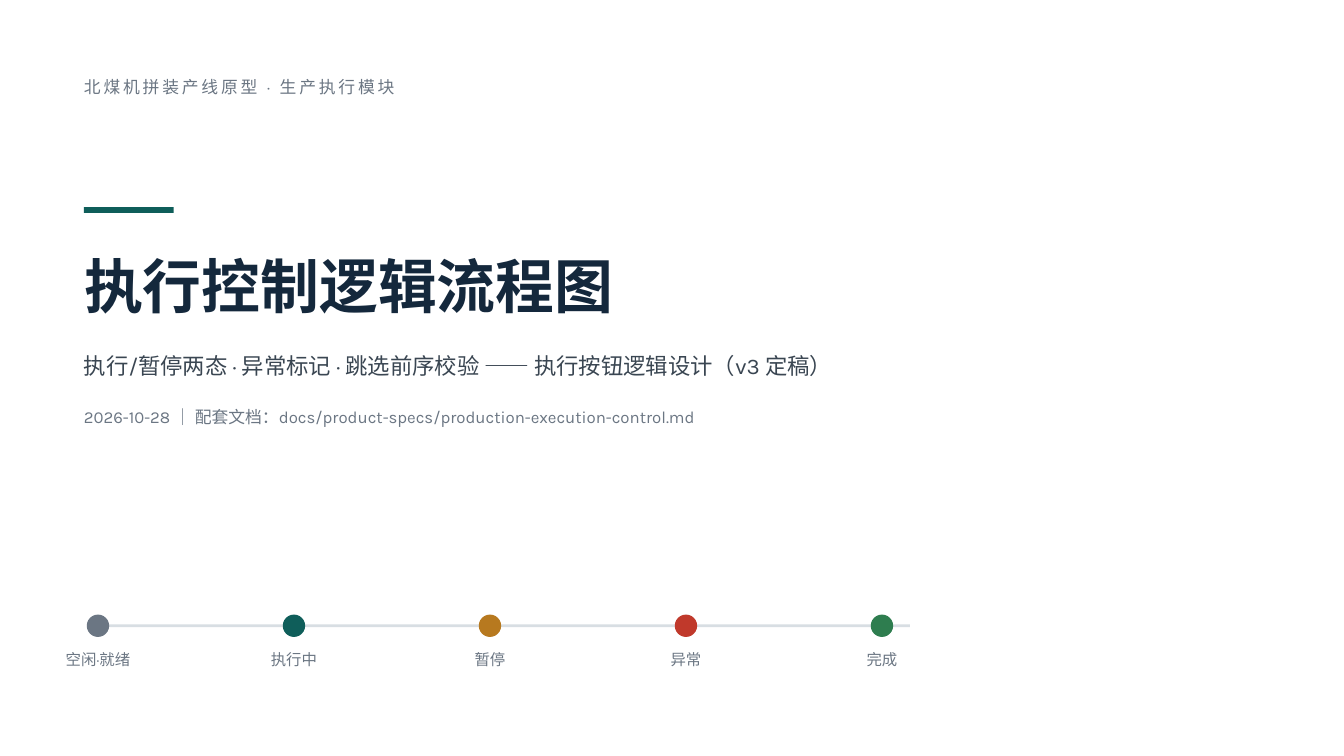
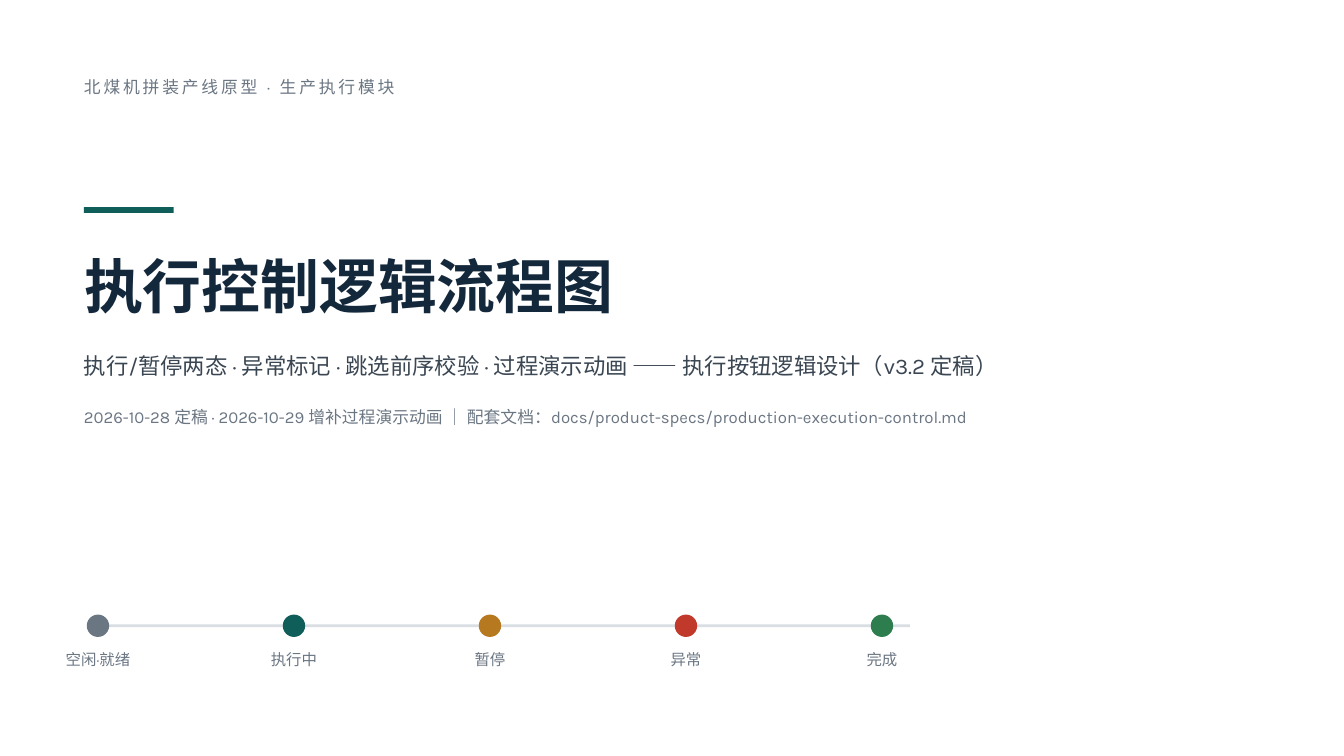
Before and after one commit to chenghe12581-ops/beimei-assembly-line-demo, a slide deck: slide 1 of docs/generated/execution-control-flow/执行按钮逻辑流程图.pptx. Drawn at 1344x756 pixels with LibreOffice and Linux fonts; fonts in the diff are those of the drawing. Boxes give left, top, right and bottom in pixels: in the first picture for what was removed or moved away, otherwise in the second. Text is boxed around its words. In the diff, an @@ line names an element or a change of style, - is before the commit and + after.

Commit message:
docs(执行控制): 流程图PPT升级v3.2，补充过程演示动画说明并修正停止按钮表述

```diff
--- a/docs/generated/execution-control-flow/执行按钮逻辑流程图.pptx
+++ b/docs/generated/execution-control-flow/执行按钮逻辑流程图.pptx
@@ text at bbox=[84, 355, 997, 376]: text changed @@
-执行/暂停两态 · 异常标记 · 跳选前序校验 —— 执行按钮逻辑设计（v3 定稿）
+执行/暂停两态 · 异常标记 · 跳选前序校验 · 过程演示动画 —— 执行按钮逻辑设计（v3.2 定稿）
@@ text at bbox=[84, 409, 967, 427]: text changed @@
-2026-10-28 ｜ 配套文档：docs/product-specs/production-execution-control.md
+2026-10-28 定稿 · 2026-10-29 增补过程演示动画 ｜ 配套文档：docs/product-specs/production-execution-control.md
```
Also in this commit, not shown: 5 other slides changed.
